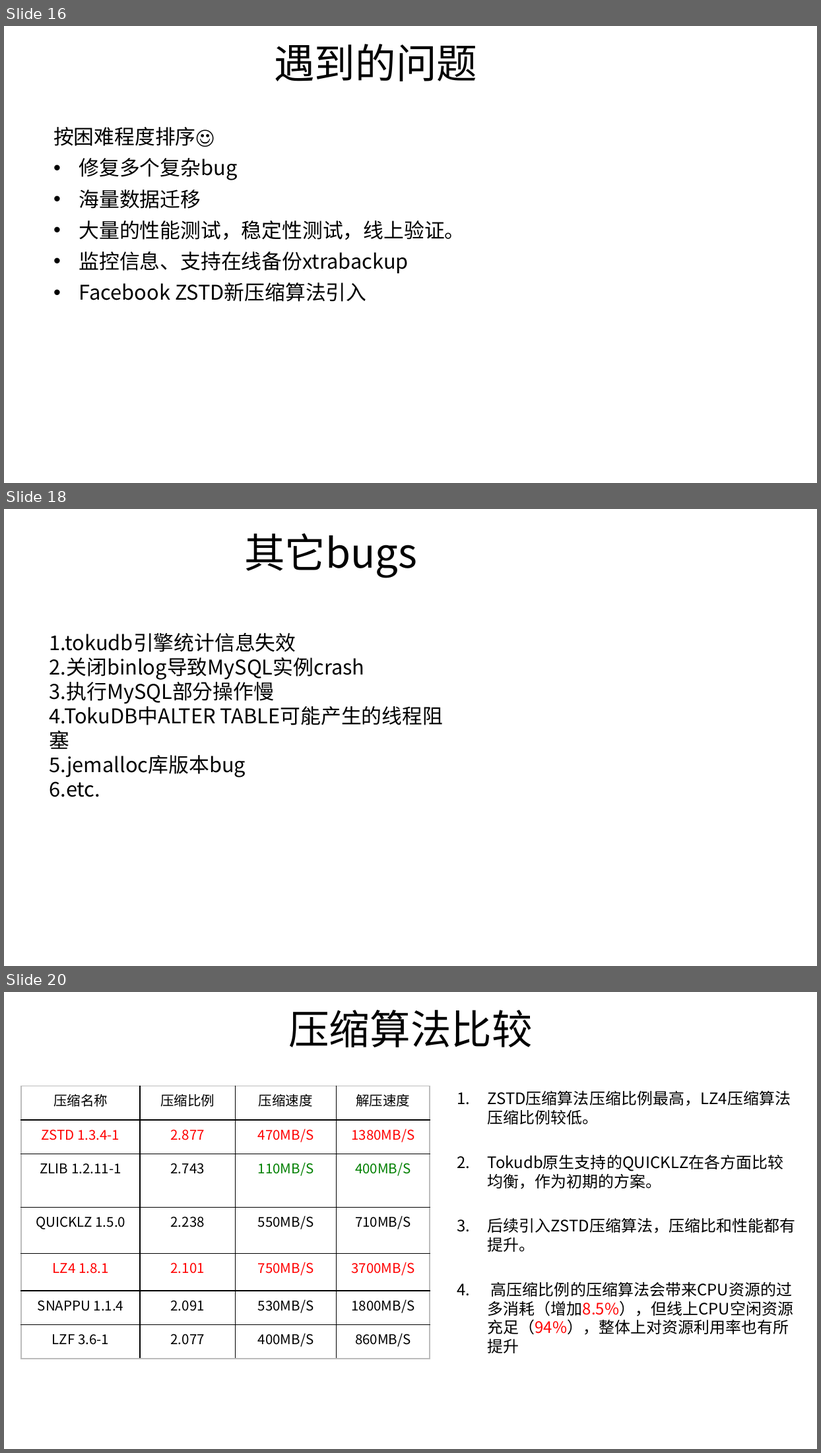
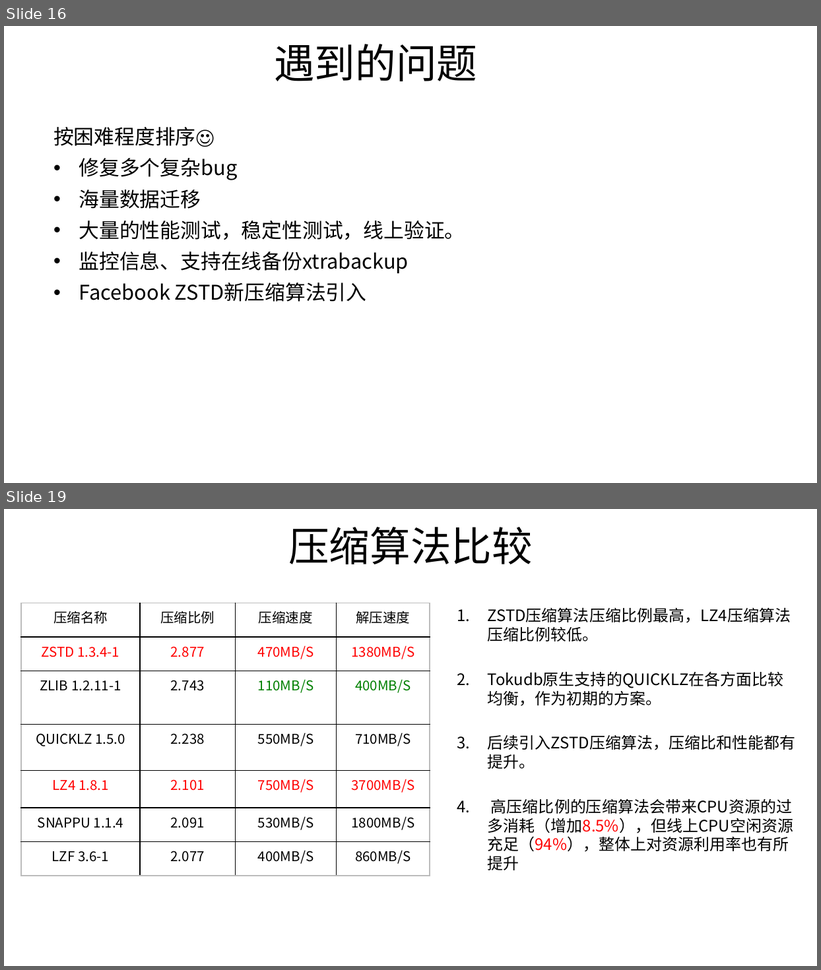
Before and after one commit to wisehead/techblog, a slide deck: database/MySQL/DTCC2019/DTCC2019_Database_Compress_for_BaiduNetDisk_V0.11.pptx. Shown one above the other, each under a label of ours: slides 16, 18 and 20 before the commit, slides 16 and 19 after it; the slides between them are not shown. The pictures are 821x1453 and 821x970 pixels, drawn with LibreOffice and Linux fonts; fonts in the diff are those of the drawing; background and template pictures are left out. Boxes give left, top, right and bottom in pixels: in the first picture for what was removed or moved away, otherwise in the second. Text is boxed around its words. In the diff, an @@ line names an element or a change of style, - is before the commit and + after.

```diff
--- a/database/MySQL/DTCC2019/DTCC2019_Database_Compress_for_BaiduNetDisk_V0.11.pptx
+++ b/database/MySQL/DTCC2019/DTCC2019_Database_Compress_for_BaiduNetDisk_V0.11.pptx
@@ slide 18 removed at [4,509,817,966], background picture (left out) @@
@@ title removed at [244,533,417,578] @@
-其它bugs
@@ text removed at [50,633,365,797] @@
-1.tokudb引擎统计信息失效
-2.关闭binlog导致MySQL实例crash
-3.执行MySQL部分操作慢
-4.TokuDB中ALTER TABLE可能产生的线程阻塞
-5.jemalloc库版本bug
-6.etc.
@@ what was slide 20 is now slide 19 @@
```
Also in this commit, not shown: 8 slides changed, 1 other file.
